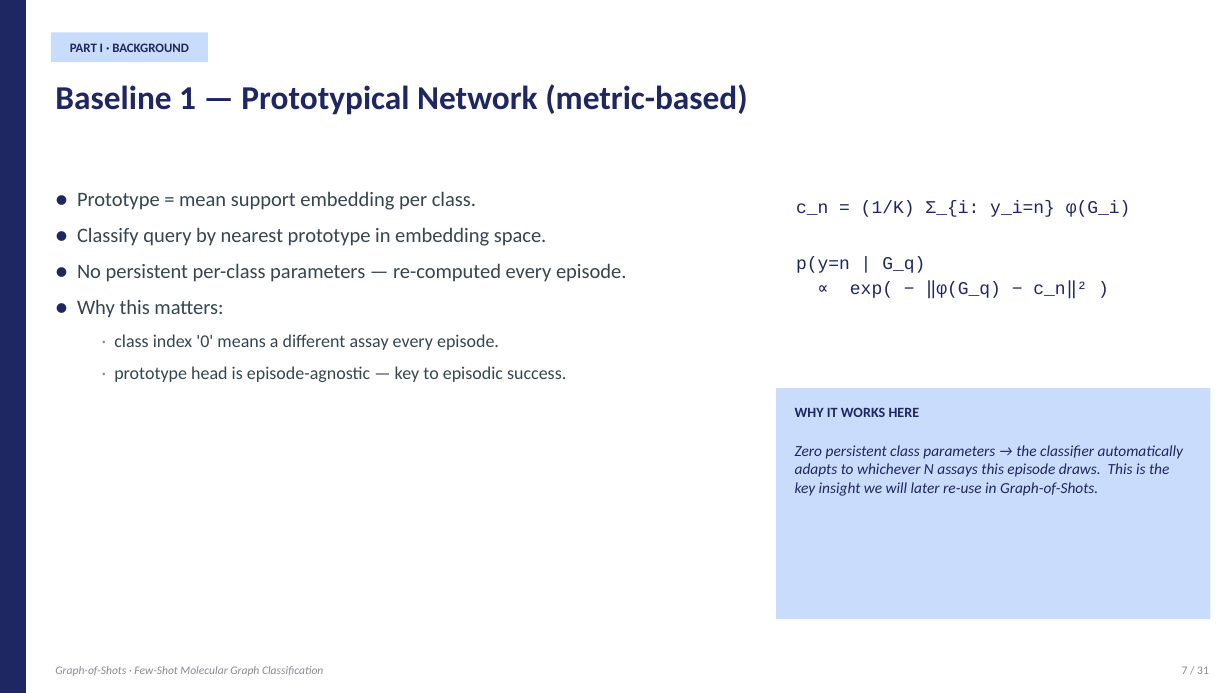
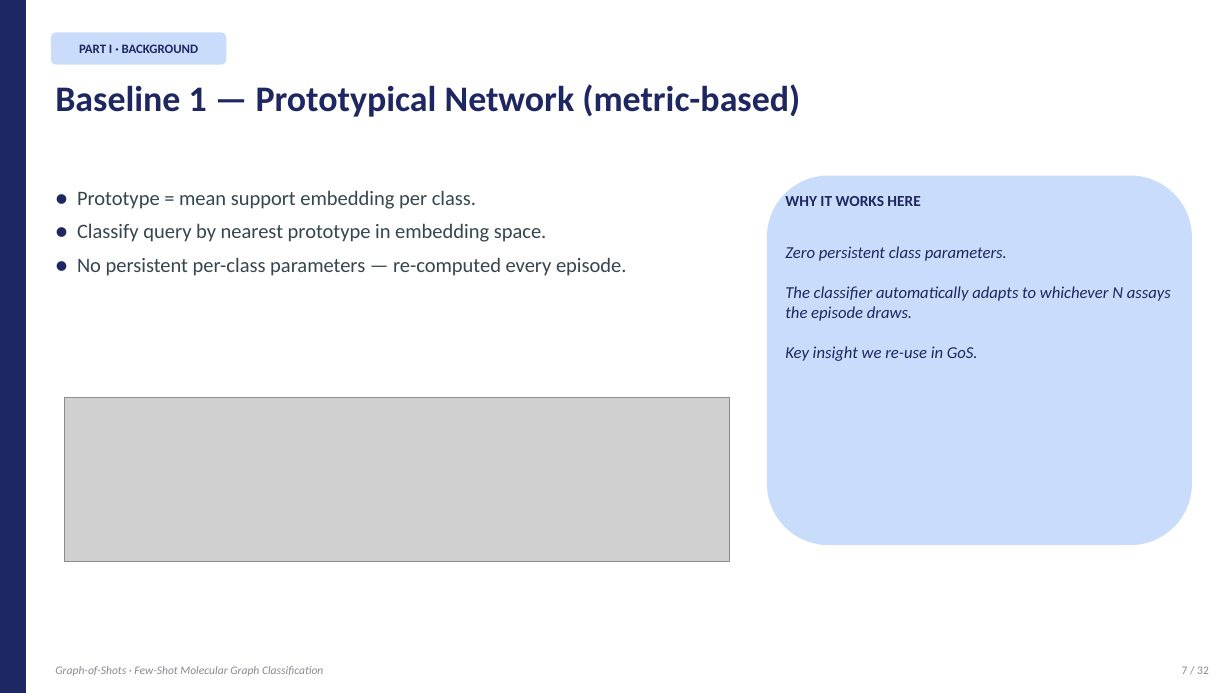
Before and after one commit to BDeMo/proj-mol, a slide deck: slide 7 of presentation/Graph-of-Shots.pptx. Drawn at 1232x693 pixels with LibreOffice and Linux fonts; fonts in the diff are those of the drawing; grey boxes stand for pictures. Boxes give left, top, right and bottom in pixels: in the first picture for what was removed or moved away, otherwise in the second. Text is boxed around its words. In the diff, an @@ line names an element or a change of style, - is before the commit and + after.

Commit message:
Rebuild PPT: native text + math-rendered formula images + clean diagrams
Previous approach used python-pptx shapes for formulas and custom diagrams,
which rendered unpredictably in MS Office (broken math symbols, misaligned
shapes). New approach:

  - All titles, bullets, callouts remain NATIVE PowerPoint text — fully
    editable, consistent formatting across Office versions.
  - Math formulas pre-rendered via matplotlib mathtext → PNG, embedded
    as pictures. Guarantees correct symbols: α, σ, ε, τ, ∑, subscripts,
    superscripts, Euclidean norms.
  - Complex diagrams (supervised pipeline, episode viz, encoder stack,
    GoS pipeline, iterative refinement, bipartite S-Q graph)
    pre-rendered via matplotlib → PNG, embedded as pictures.
  - Simple structures (tables, callout boxes, M1-M5 overview grid)
    still built with native pptx rectangles for editability.

Assets:
  presentation/formulas/  10 math PNGs (mathtext, transparent bg)
  presentation/diagrams/  6 diagram PNGs (matplotlib, transparent bg)
  presentation/figures/   4 result plots (from earlier)

```diff
--- a/presentation/Graph-of-Shots.pptx
+++ b/presentation/Graph-of-Shots.pptx
@@ text "PART I · BACKGROUND" rewrapped from [70, 43, 189, 52] to [79, 42, 199, 57] @@
@@ rounded rectangle: place and size @@
-rounded rectangle at [51, 32, 208, 62]
+rounded rectangle at [51, 32, 226, 65]
@@ rounded rectangle at [51, 32, 226, 65]: rectangle to rounded rectangle @@
@@ text "Baseline 1 — Prototypical Network ..." at [55, 84, 800, 117]: size 26 to 28 pt @@
@@ text "● Prototype = mean support ..." at [77, 190, 627, 276]: line spacing 1.25 to 1.2; less space between paragraphs @@
@@ rounded rectangle at [767, 176, 1192, 545]: rectangle to rounded rectangle @@
@@ rounded rectangle: place and size @@
-rounded rectangle at [776, 388, 1211, 619]
+rounded rectangle at [767, 176, 1192, 545]
@@ text "WHY IT WORKS HERE": place and size @@
-text "WHY IT WORKS HERE" at [795, 408, 920, 417]
+text "WHY IT WORKS HERE" at [785, 196, 920, 206]
@@ text "WHY IT WORKS HERE" at [785, 196, 920, 206]: size 11 to 12 pt @@
@@ text removed at [796, 200, 1131, 298] @@
-c_n = (1/K) Σ_{i: y_i=n} φ(G_i)
-p(y=n | G_q)
-∝ exp( − ‖φ(G_q) − c_n‖² )
@@ text at [785, 246, 1171, 361]: text changed; size 12 to 13 pt @@
-Zero persistent class parameters → the classifier automatically adapts to whichever N assays this episode draws. This is the key insight we will later re-use in Graph-of-Shots.
+Zero persistent class parameters.
+The classifier automatically adapts to whichever N assays the episode draws.
+Key insight we re-use in GoS.
@@ text at [77, 299, 566, 382]: paragraphs removed @@
-● Why this matters:
-  · class index '0' means a different assay every episode.
-  · prototype head is episode-agnostic — key to episodic success.
@@ picture added at [65, 397, 730, 562] @@
```
Also in this commit, not shown: 31 other slides changed, 17 other files.
